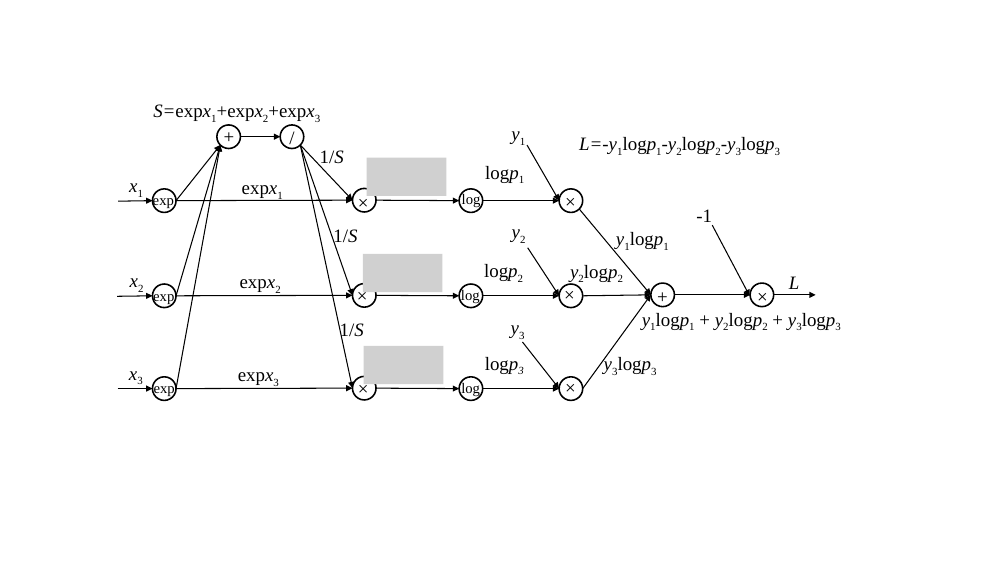
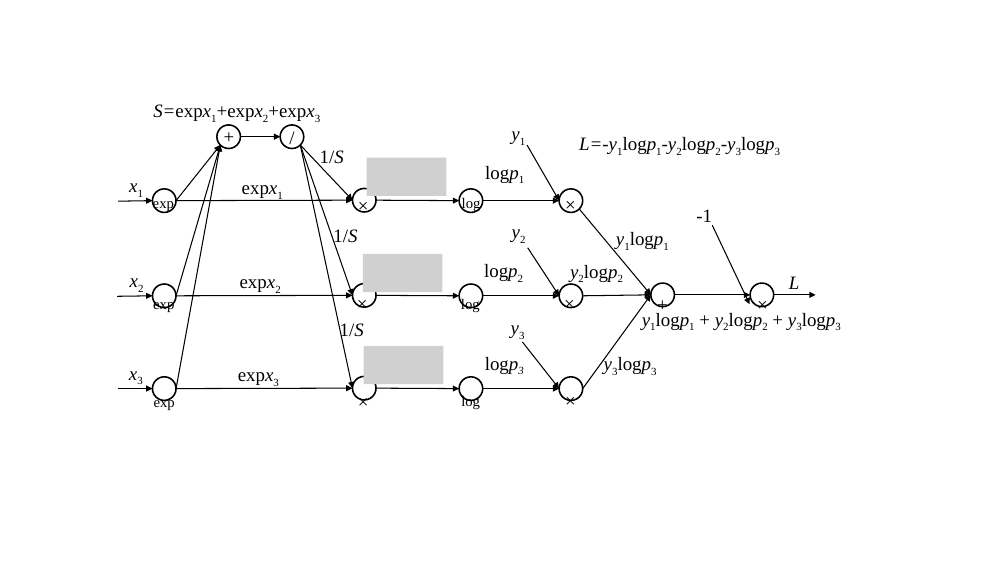
Before and after one commit to datawhalechina/statistical-learning-method-solutions-manual, a slide deck: slide 3 of notebook/part03/images/part3_images.pptx. Drawn at 1008x567 pixels with LibreOffice and Linux fonts; fonts in the diff are those of the drawing; grey boxes stand for pictures. Boxes give left, top, right and bottom in pixels: in the first picture for what was removed or moved away, otherwise in the second. Text is boxed around its words. In the diff, an @@ line names an element or a change of style, - is before the commit and + after.

```diff
--- a/notebook/part03/images/part3_images.pptx
+++ b/notebook/part03/images/part3_images.pptx
@@ text "exp": place and size @@
-text "exp" at (153, 193, 174, 208)
+text "exp" at (153, 197, 174, 212)
@@ text "log": place and size @@
-text "log" at (462, 193, 481, 208)
+text "log" at (462, 197, 481, 211)
@@ arrow moved from (712, 225) - (750, 296) to (712, 225) - (750, 304) @@
@@ 6 texts: place and size @@
-6 texts at (153, 279, 774, 311)
+6 texts at (153, 287, 774, 319)
@@ 4 texts: place and size @@
-4 texts at (154, 372, 582, 403)
+4 texts at (154, 386, 582, 417)
```
Also in this commit, not shown: 2 other slides changed, 1 slide added, 5 other files.
